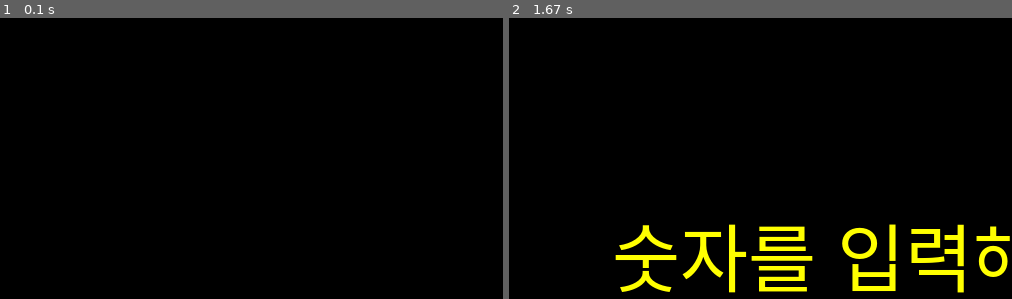
Above: before the commit, frames 1-2 (left to right).
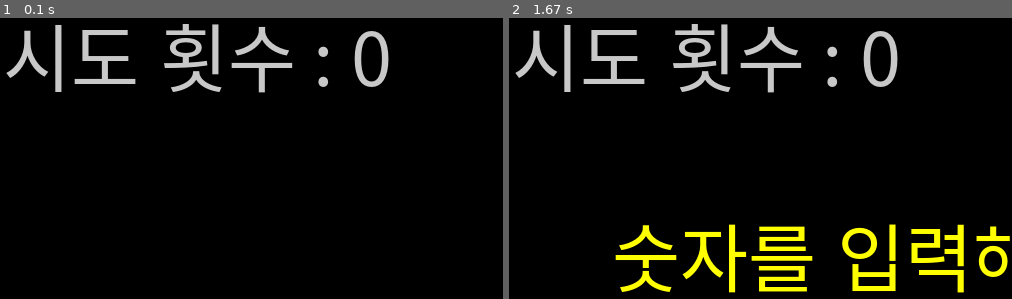
Above: after the commit, the same moments.

Repository: steve5535/up-down-game
Game: pygame game, started from main_pygame.py
The game is run twice, just before and just after one commit, with the same random seed, the same clock (stepped at 60 frames per second) and the same inputs.
Inputs:
- Up to frame 1 (0.1 s): no input
- Up to frame 2 (1.67 s): tap Enter at 0.33 s

The runs differ from the first frame. In frame 1, 4.0% of the frame differs, in the area x 1-78%, y 2-27%; in frame 2, 4.0%.

Commit message:
feat(game): 시도 횟수 추가

Diff:
--- a/main_pygame.py
+++ b/main_pygame.py
@@ -6,7 +6,8 @@
 screen = pygame.display.set_mode((600,400)) # 화면 크기 설정
 pygame.display.set_caption("Up-Down Game (Pygame)") # 창 이름 설정
 
-answer = random.randrange(1, 101) # 난수로 답을 저장
+answer = random.randrange(1, 101) # 난수로 답을 변수에 저장
+count = 0 # 시도 횟수 변수
 
 user_input = "" # 유저 입력을 받는 변수
 message = "" # 메시지 초기화
@@ -22,6 +23,7 @@
             if event.key == pygame.K_RETURN: # 업다운 게임 메인 루프
                 try:
                     guess = int(user_input)
+                    count += 1 # 시도 횟수 증가
                     if guess < answer:
                         message = "업"
                     elif guess > answer:
@@ -39,10 +41,12 @@
                 user_input += event.unicode
 
 
-    text = font.render(user_input, True, (255, 255, 255)) # 화면에 입력값 렌더링
+    text = font.render(user_input, True, (255, 255, 255)) # 화면에 입력값 출력
     screen.blit(text, (200, 150))
 
-    message_text = font.render(message, True, (255, 255 ,0)) # 업다운 판별값 렌더링
+    message_text = font.render(message, True, (255, 255 ,0)) # 업다운 판별값 출력
     screen.blit(message_text, (200, 250))
+    count_text = font.render(f"시도 횟수 : {count}", True, (200,200,200)) # 시도 횟수 화면에 출력
+    screen.blit(count_text, (100, 50))
 
     pygame.display.update()
